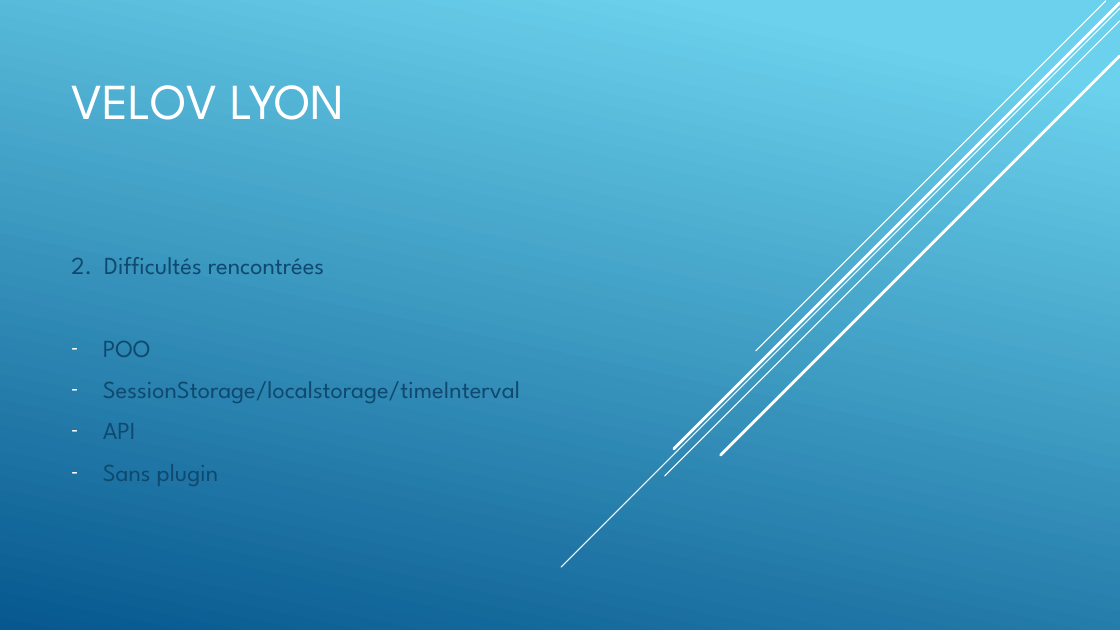
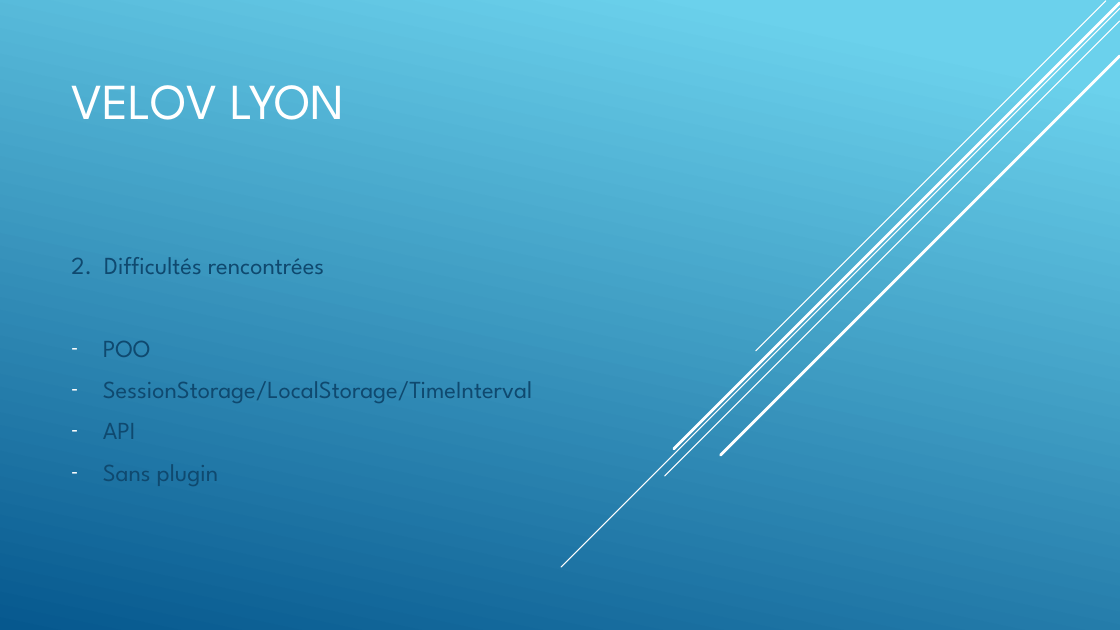
Before and after one commit to btolan-karudev/oc-velo, a slide deck: slide 2 of VELOvBenjaminTolanLivraleppt.pptx. Drawn at 1120x630 pixels with LibreOffice and Linux fonts; fonts in the diff are those of the drawing. Boxes give left, top, right and bottom in pixels: in the first picture for what was removed or moved away, otherwise in the second. Text is boxed around its words. In the diff, an @@ line names an element or a change of style, - is before the commit and + after.

```diff
--- a/VELOvBenjaminTolanLivraleppt.pptx
+++ b/VELOvBenjaminTolanLivraleppt.pptx
@@ subtitle at [103, 381, 532, 403]: text changed @@
-– SessionStorage/localstorage/timeInterval
+– SessionStorage/LocalStorage/TimeInterval
```
Also in this commit, not shown: 2 other slides changed, 3 other files.
